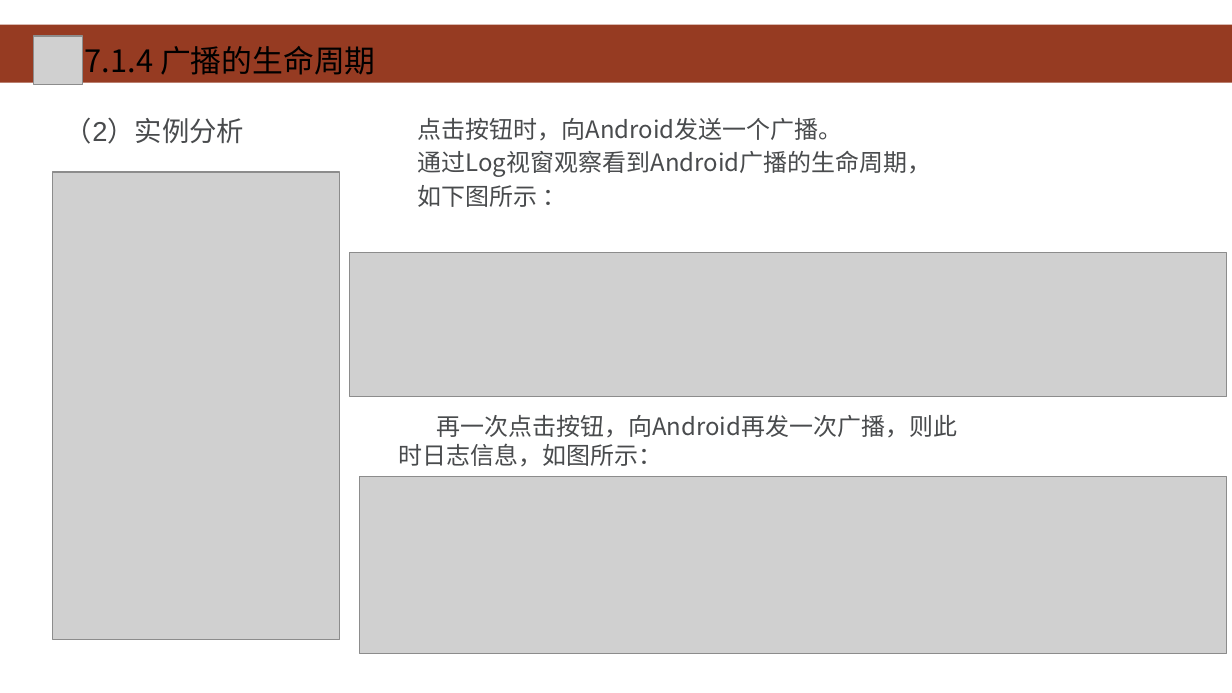
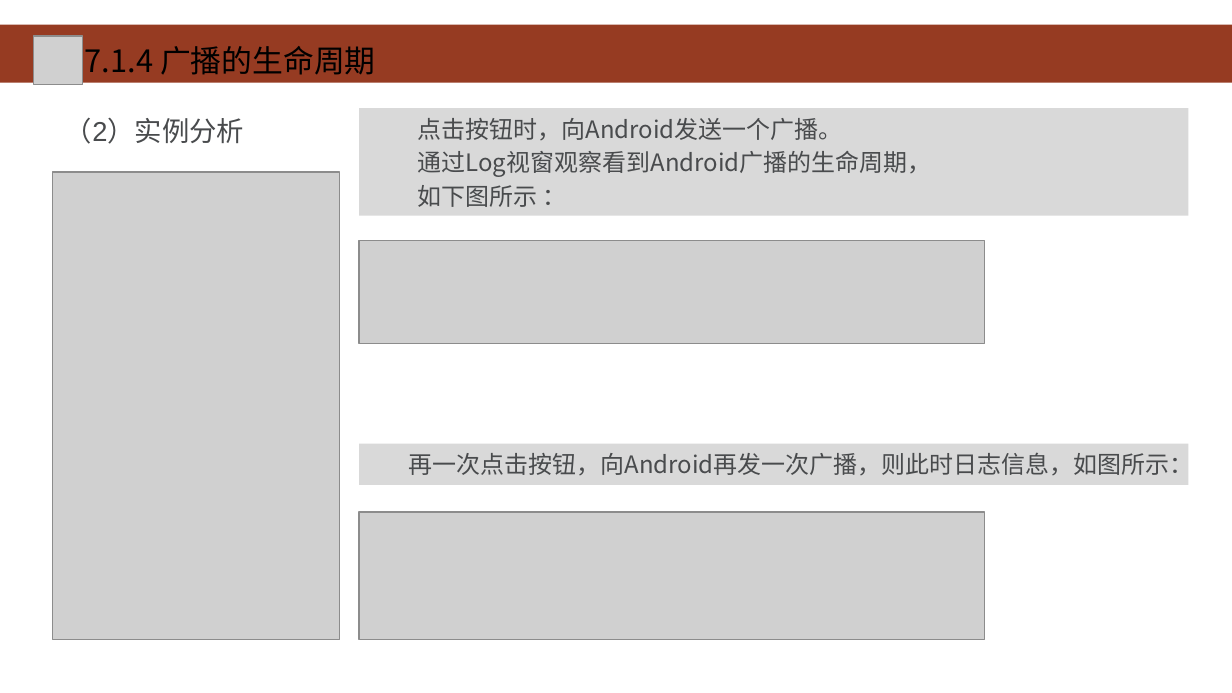
Before and after one commit to HBU/Android-PPT, a slide deck: slide 12 of 07.0 -- 广播 ------- 第07章.pptx. Drawn at 1232x693 pixels with LibreOffice and Linux fonts; fonts in the diff are those of the drawing; grey boxes stand for pictures; background and template pictures are left out. Boxes give left, top, right and bottom in pixels: in the first picture for what was removed or moved away, otherwise in the second. Text is boxed around its words. In the diff, an @@ line names an element or a change of style, - is before the commit and + after.

```diff
--- a/07.0 -- 广播 ------- 第07章.pptx
+++ b/07.0 -- 广播 ------- 第07章.pptx
@@ rectangle "点击按钮时，向Android发送一个广播。": place and size @@
-rectangle "点击按钮时，向Android发送一个广播。" at (417, 118, 931, 207)
+rectangle "点击按钮时，向Android发送一个广播。" at (359, 108, 1188, 216)
@@ rectangle "点击按钮时，向Android发送一个广播。" at (359, 108, 1188, 216): fill none to #D9D9D9 @@
@@ picture: place and size @@
-picture at (350, 253, 1227, 397)
+picture at (359, 240, 984, 342)
@@ rectangle "再一次点击按钮，向Android再发一次广播，则此时日志信息，如图所示：" at (359, 444, 1188, 485): fill none to #D9D9D9 @@
@@ rectangle "再一次点击按钮，向Android再发一次广播，则此时日志信息，如图所示：": place and size @@
-rectangle "再一次点击按钮，向Android再发一次广播，则此时日志信息，如图所示：" at (399, 415, 957, 466)
+rectangle "再一次点击按钮，向Android再发一次广播，则此时日志信息，如图所示：" at (359, 444, 1188, 485)
@@ picture: place and size @@
-picture at (360, 477, 1227, 654)
+picture at (359, 513, 984, 641)
```
Also in this commit, not shown: 15 other slides changed.
